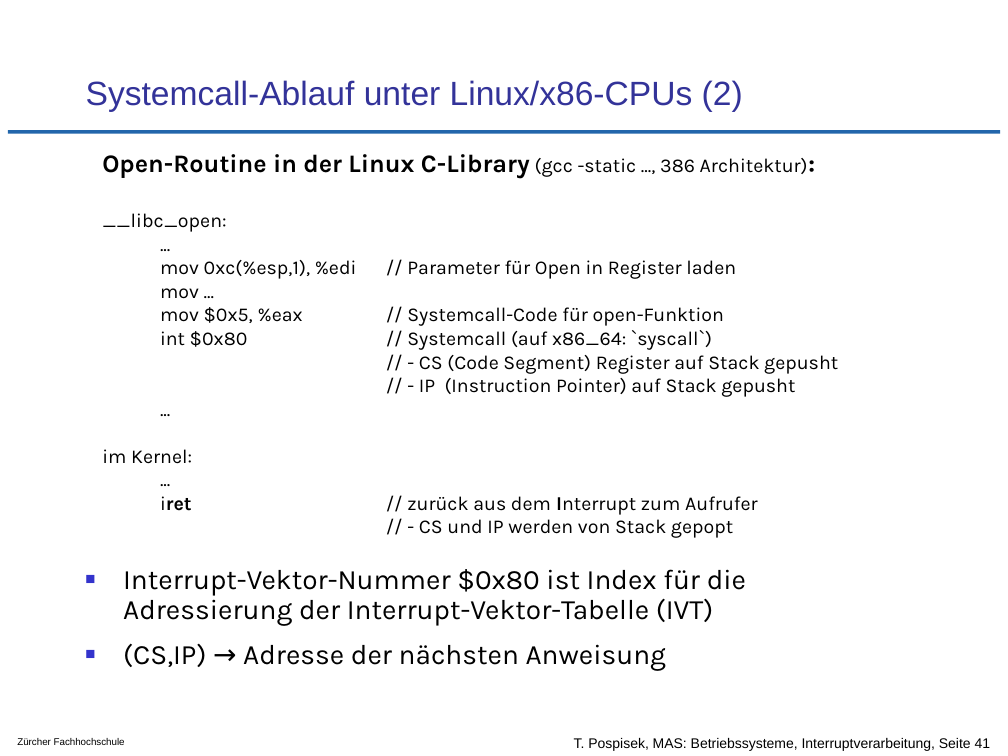
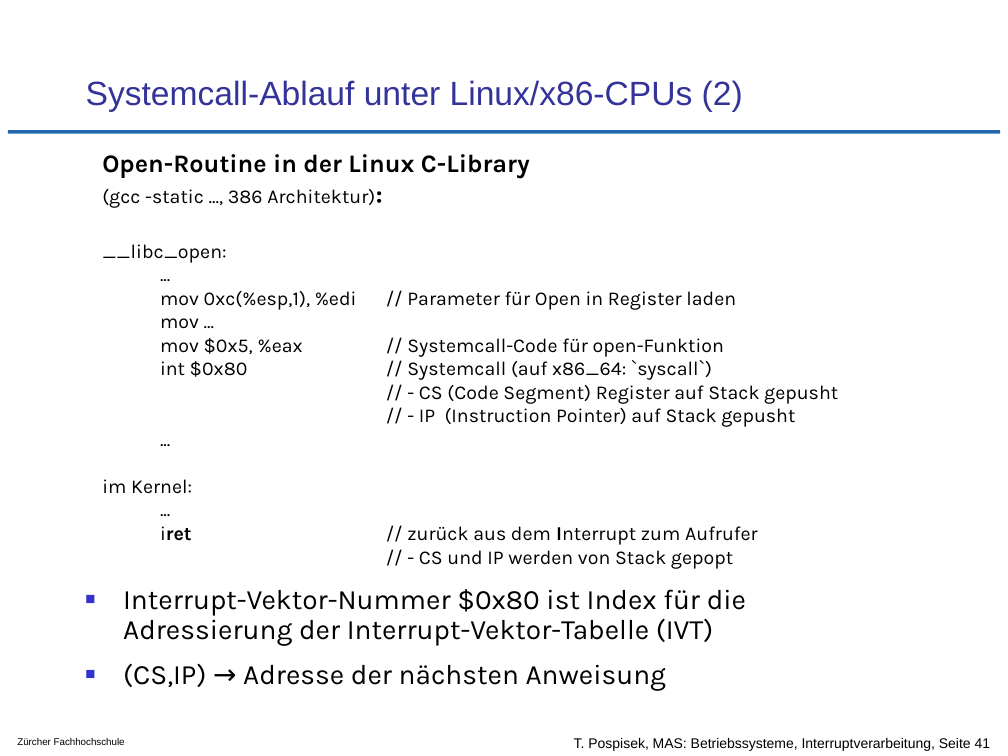
Before and after one commit to tpo/betriebssysteme, a slide deck: slide 41 of 04-3_Interruptverarbeitung_in_Betriebssystemen.odp. Drawn at 1008x756 pixels with LibreOffice and Linux fonts; fonts in the diff are those of the drawing; background and template pictures are left out. Boxes give left, top, right and bottom in pixels: in the first picture for what was removed or moved away, otherwise in the second. Text is boxed around its words. In the diff, an @@ line names an element or a change of style, - is before the commit and + after.

```diff
--- a/04-3_Interruptverarbeitung_in_Betriebssystemen.odp
+++ b/04-3_Interruptverarbeitung_in_Betriebssystemen.odp
@@ text at [102,154,530,208]: text changed @@
-Open-Routine in der Linux C-Library (gcc -static ..., 386 Architektur):
+Open-Routine in der Linux C-Library
+(gcc -static ..., 386 Architektur):
@@ text "Interrupt-Vektor-Nummer $0x80 ist Index für ...": place and size @@
-text "Interrupt-Vektor-Nummer $0x80 ist Index für ..." at [123,569,746,671]
+text "Interrupt-Vektor-Nummer $0x80 ist Index für ..." at [123,589,746,691]
```
Also in this commit, not shown: 10 other slides changed.
